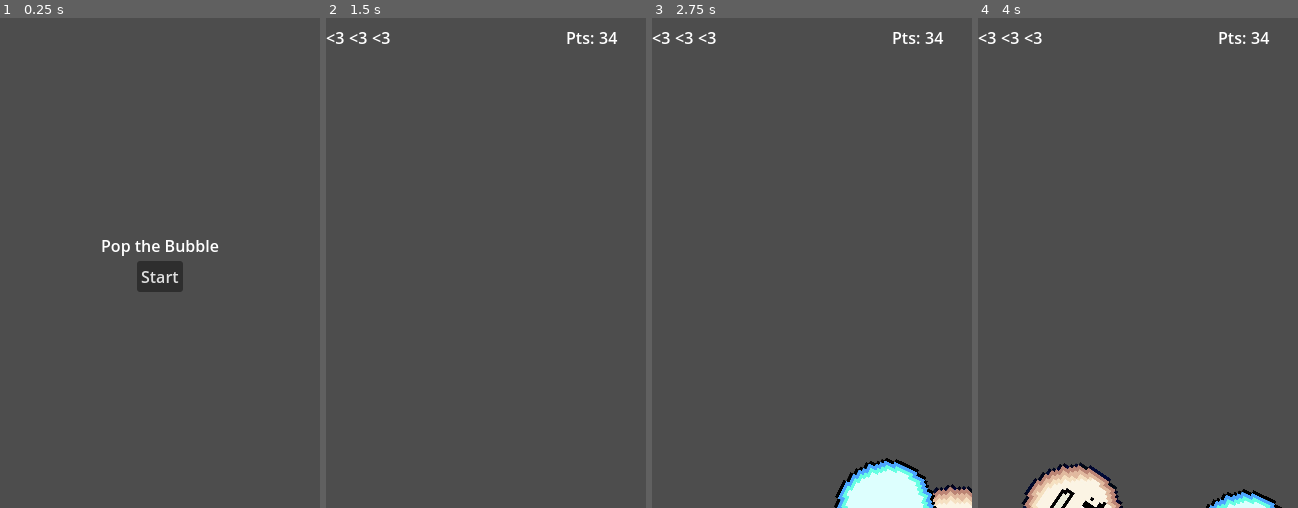
Above: before the commit, frames 1-4 (left to right).
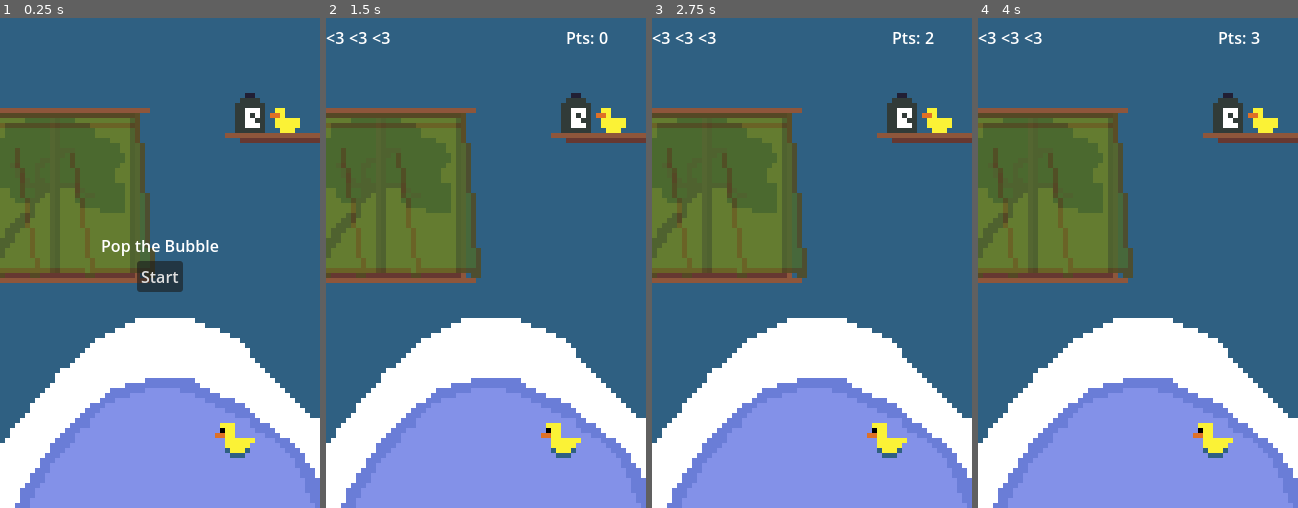
Above: after the commit, the same moments.

Repository: DiegoCali/Global-Game-Jam-2025
Game: Godot game, scene res://scenes/MainGame.tscn
The game is run twice, just before and just after one commit, with the same random seed, the same clock (stepped at 60 frames per second) and the same inputs. This scene is started directly instead of the project's main scene.
Inputs (mouse positions are in pixels of both pictures, inside the frame that each line leads up to):
- Up to frame 1 (0.25 s): no input
- Up to frame 2 (1.5 s): click "Start" at 0.5 s; tap Enter at 1.25 s; move the mouse to (556, 238) at 1.27 s; click (556, 238) at 1.42 s
- Up to frame 3 (2.75 s): move the mouse to (748, 287) at 2.02 s; click (748, 287) at 2.17 s
- Up to frame 4 (4 s): move the mouse to (1170, 155) at 2.77 s; click (1170, 155) at 2.92 s; move the mouse to (1122, 361) at 3.52 s; click (1122, 361) at 3.67 s

The runs differ from the first frame. In frame 1, 99% of the frame differs, in the area x 0-100%, y 0-100%; in frame 2, 100%; in frame 3, 100%; in frame 4, 100%.
Error after the commit: Invalid type in function 'connect' in base 'Node2D (bubble_movement.gd)'. Cannot convert argument 2 from Nil to Callable. (res://scenes/main_game.gd:22)

Commit message:
added: main signals

Diff:
--- a/src/project.godot
+++ b/src/project.godot
@@ -19,6 +19,7 @@
 
 window/size/viewport_width=320
 window/size/viewport_height=490
+window/size/resizable=false
 
 [input]
 
--- a/src/scenes/MainGame.tscn
+++ b/src/scenes/MainGame.tscn
@@ -1,9 +1,10 @@
-[gd_scene load_steps=6 format=3 uid="uid://chtplyu8wm46h"]
+[gd_scene load_steps=7 format=3 uid="uid://chtplyu8wm46h"]
 
 [ext_resource type="Script" path="res://scenes/main_game.gd" id="1_w6dlh"]
 [ext_resource type="PackedScene" uid="uid://o7pbcpqry666" path="res://scenes/start_menu.tscn" id="2_sqkea"]
 [ext_resource type="PackedScene" uid="uid://13ocb1xxbxcl" path="res://scenes/Bubble.tscn" id="2_woinn"]
 [ext_resource type="PackedScene" uid="uid://c70jj3o0scro2" path="res://scenes/hud.tscn" id="4_4uhgl"]
+[ext_resource type="Texture2D" uid="uid://dvxqtroicpvap" path="res://assets/landscapes/landscape.png" id="5_rqrpu"]
 
 [sub_resource type="Curve2D" id="Curve2D_ve2mi"]
 _data = {
@@ -20,6 +21,12 @@
 grow_vertical = 2
 script = ExtResource("1_w6dlh")
 bubble_scene = ExtResource("2_woinn")
+
+[node name="TextureRect" type="TextureRect" parent="."]
+layout_mode = 0
+offset_right = 320.0
+offset_bottom = 490.0
+texture = ExtResource("5_rqrpu")
 
 [node name="StartMenu" parent="." instance=ExtResource("2_sqkea")]
 layout_mode = 1
--- a/src/scenes/main_game.gd
+++ b/src/scenes/main_game.gd
@@ -19,6 +19,7 @@
 	$GameTimer.start()
 func _on_game_timer_timeout() -> void:
 	var bubble = bubble_scene.instantiate()
+	bubble.connect("popped", add_point_to_hud())
 	var bubble_spawn_location = $BubblePath/FollowBubblePath
 	bubble_spawn_location.progress_ratio = randf()
 
@@ -34,3 +35,6 @@
 
 	# Spawn the mob by adding it to the Main scene.
 	add_child(bubble)
+
+func add_point_to_hud():
+	$Hud/HBoxContainer/PointsContainer.add_point()
--- a/src/scripts/points_container.gd
+++ b/src/scripts/points_container.gd
@@ -1,6 +1,6 @@
 extends Control
 
-var points = 34
+var points = 0
 # Called when the node enters the scene tree for the first time.
 func _ready() -> void:
 	pass # Replace with function body.
